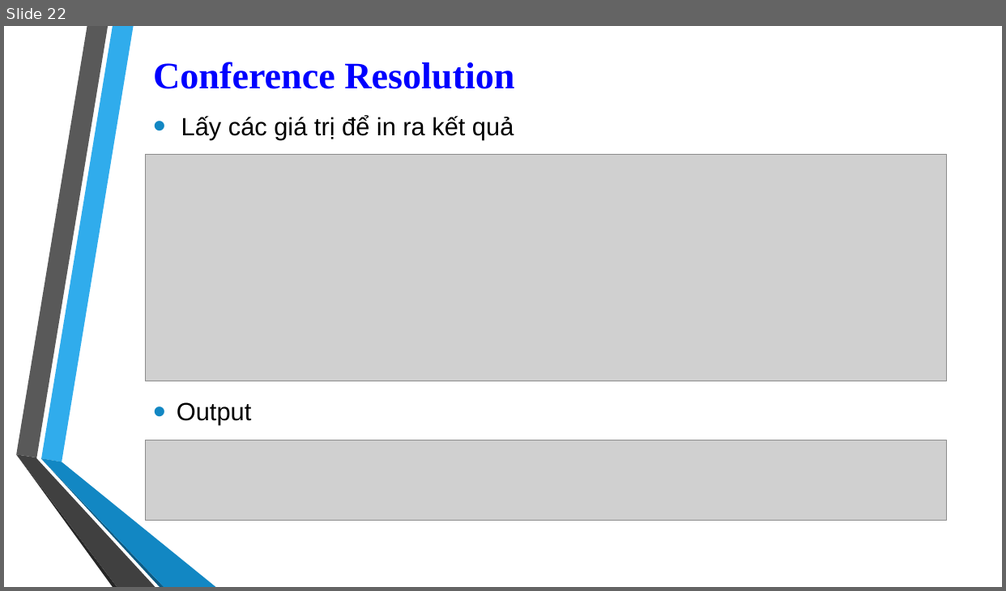
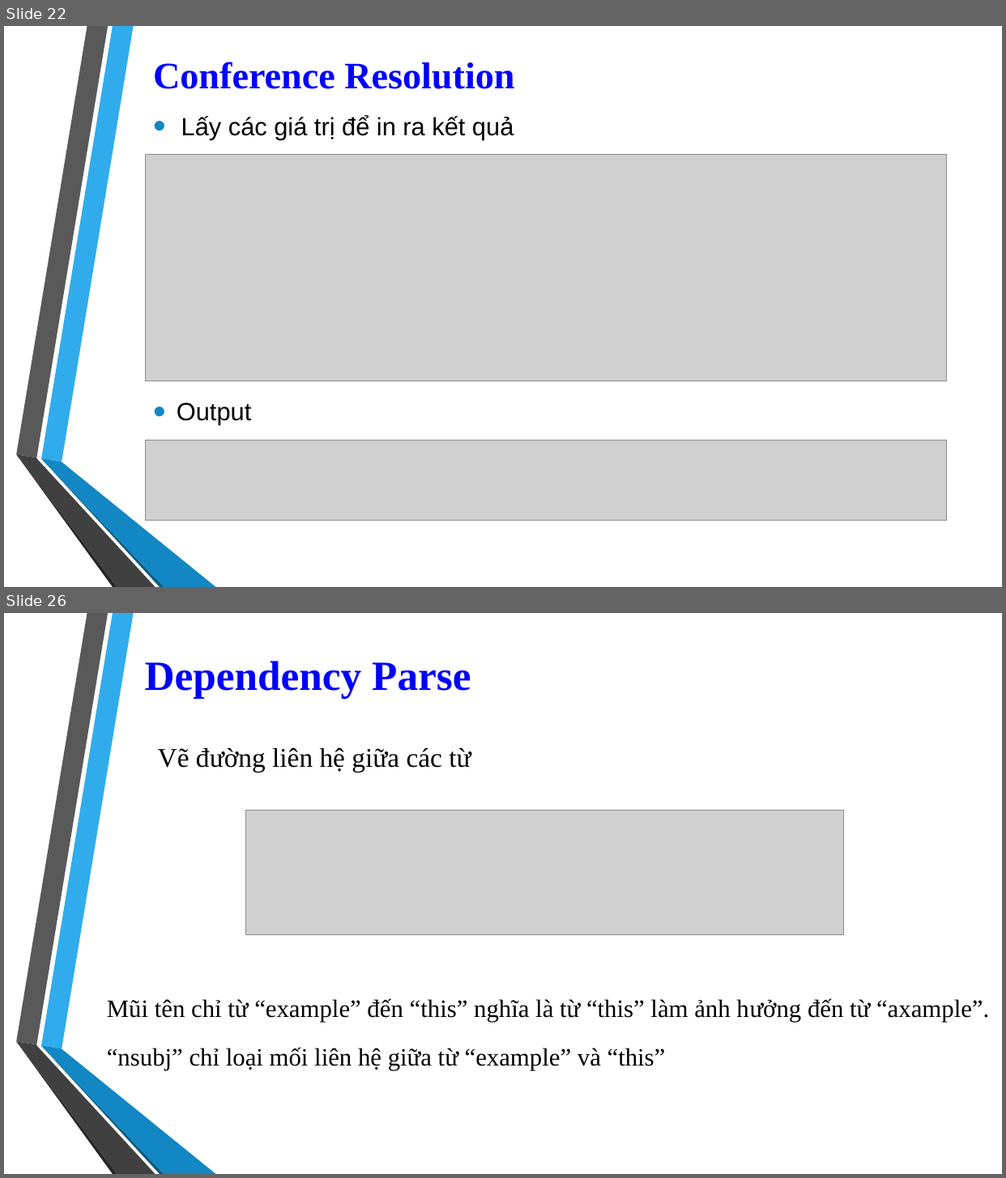
Before and after one commit to 1412520/TextMining, a slide deck: Seminar/Stanford_CoreNLP.pptx. Shown one above the other, each under a label of ours: slide 22 before the commit, slides 22 and 26 after it; the slides between them are not shown. The pictures are 1006x591 and 1006x1178 pixels, drawn with LibreOffice and Linux fonts; fonts in the diff are those of the drawing; grey boxes stand for pictures; background and template pictures are left out. Boxes give left, top, right and bottom in pixels: in the first picture for what was removed or moved away, otherwise in the second. Text is boxed around its words. In the diff, an @@ line names an element or a change of style, - is before the commit and + after.

Commit message:
add Parser into slide

```diff
--- a/Seminar/Stanford_CoreNLP.pptx
+++ b/Seminar/Stanford_CoreNLP.pptx
@@ slide 26 added at bbox=[4, 613, 1002, 1174], background picture (left out); not listed: 6 template elements that a slide beside it also shows @@
@@ title added at bbox=[145, 661, 471, 699], 40 pt, text #0000FF, bold @@
+Dependency Parse
@@ text added at bbox=[158, 747, 471, 773], 26 pt, text #000000 @@
+Vẽ đường liên hệ giữa các từ
@@ picture added at bbox=[246, 811, 843, 935] @@
@@ text added at bbox=[107, 999, 989, 1071], 24 pt, text #000000 @@
+Mũi tên chỉ từ “example” đến “this” nghĩa là từ “this” làm ảnh hưởng đến từ “axample”.
+“nsubj” chỉ loại mối liên hệ giữa từ “example” và “this”
```
Also in this commit, not shown: 2 slides changed, 4 other slides added.
